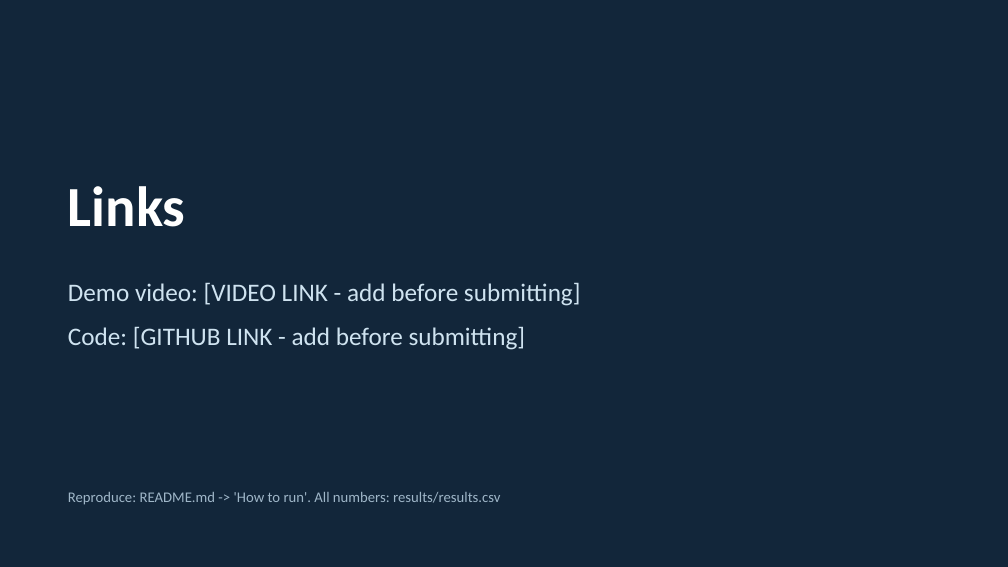
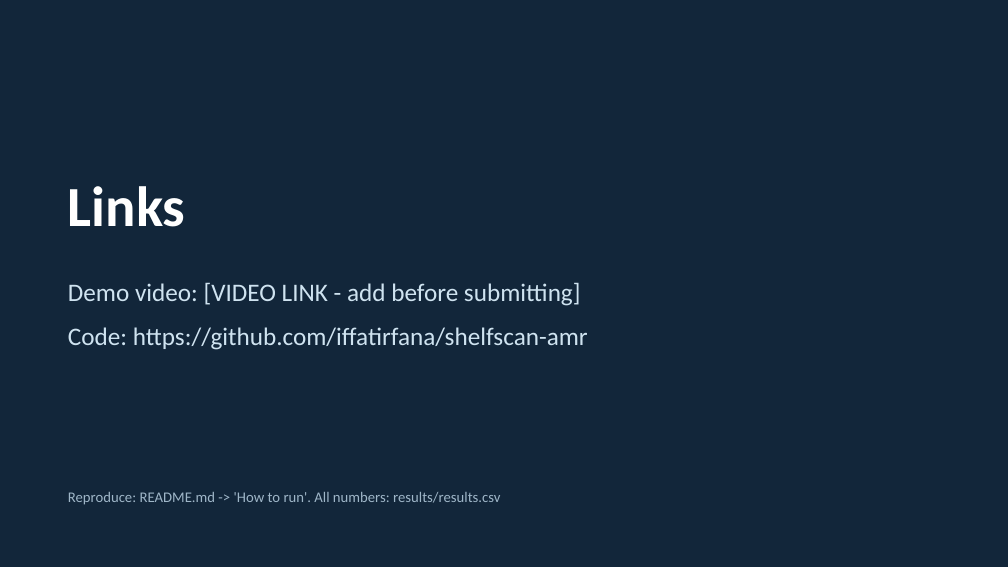
Before and after one commit to iffatirfana/shelfscan-amr, a slide deck: slide 11 of docs/ShelfScan_deck.pptx. Drawn at 1008x567 pixels with LibreOffice and Linux fonts; fonts in the diff are those of the drawing. Boxes give left, top, right and bottom in pixels: in the first picture for what was removed or moved away, otherwise in the second. Text is boxed around its words. In the diff, an @@ line names an element or a change of style, - is before the commit and + after.

```diff
--- a/docs/ShelfScan_deck.pptx
+++ b/docs/ShelfScan_deck.pptx
@@ text at <box>68,327,588,350</box>: text changed @@
-Code: [GITHUB LINK - add before submitting]
+Code: https://github.com/iffatirfana/shelfscan-amr
```
Also in this commit, not shown: 2 other slides changed, 4 other files.
